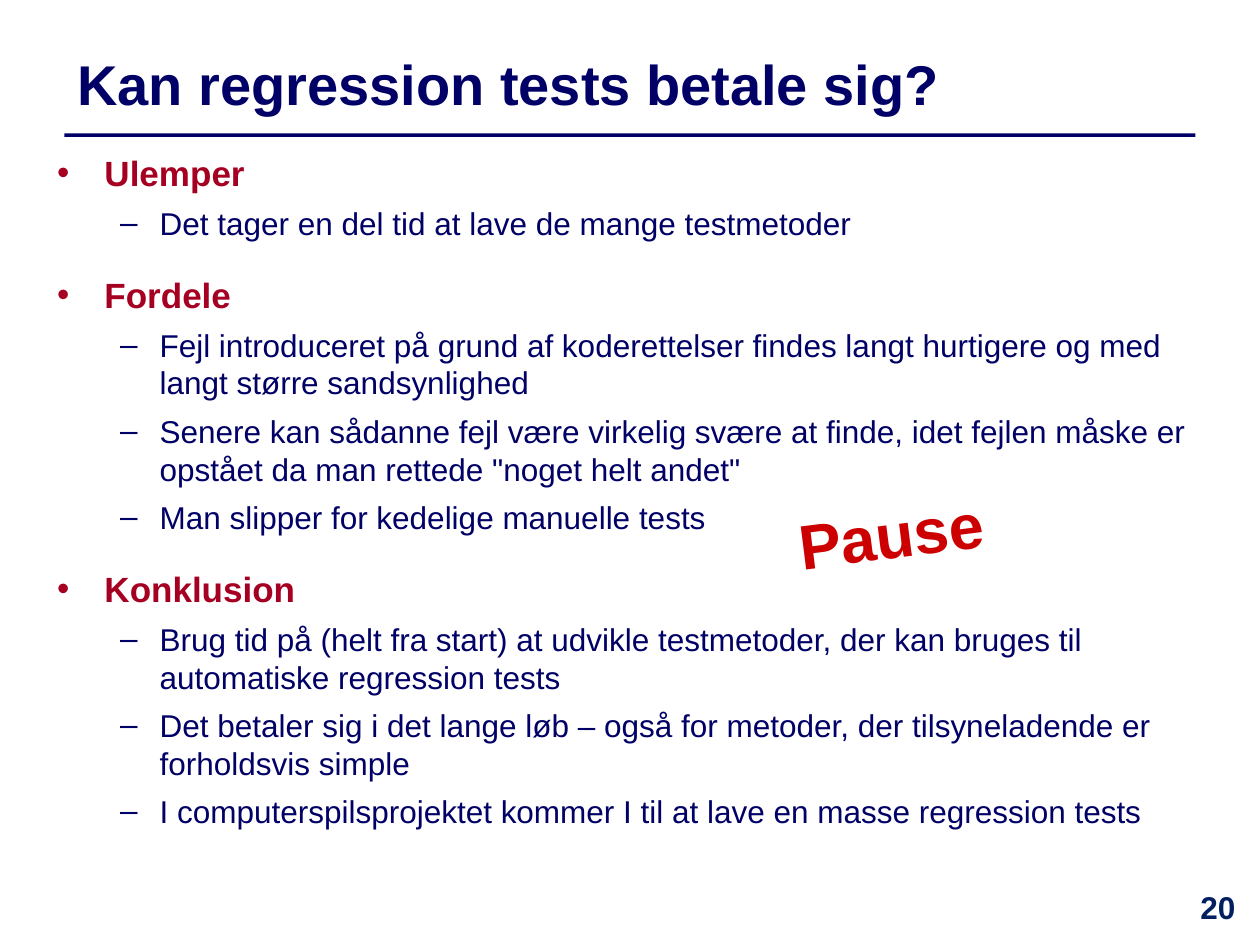
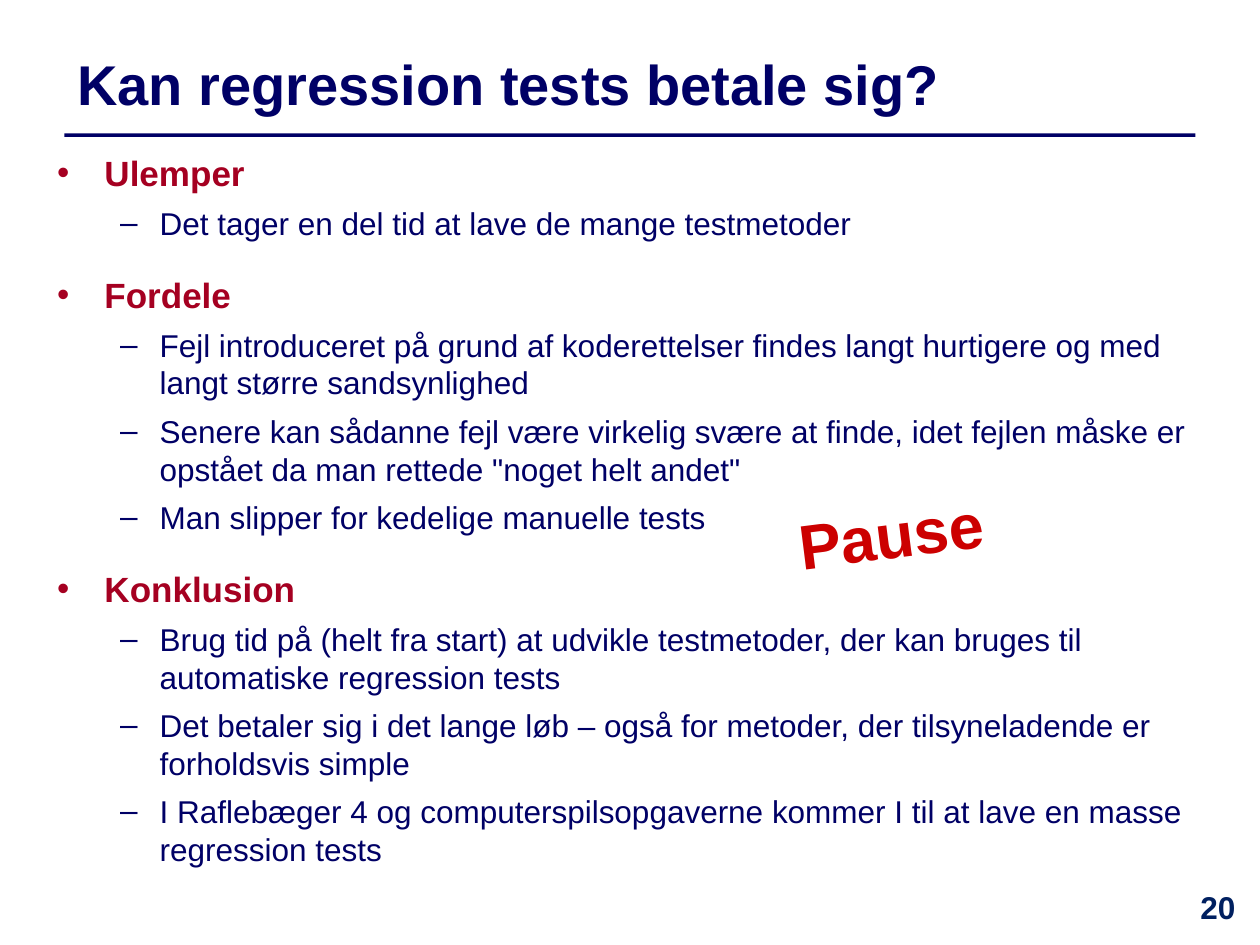
Before and after one commit to IntProgAU/Materiale, a slide deck: slide 20 of web/e21/uge_10/Slides-Uge10.pptx. Drawn at 1260x945 pixels with LibreOffice and Linux fonts; fonts in the diff are those of the drawing. Boxes give left, top, right and bottom in pixels: in the first picture for what was removed or moved away, otherwise in the second. Text is boxed around its words. In the diff, an @@ line names an element or a change of style, - is before the commit and + after.

```diff
--- a/web/e21/uge_10/Slides-Uge10.pptx
+++ b/web/e21/uge_10/Slides-Uge10.pptx
@@ text at box(160, 800, 1182, 867): text changed @@
-  – I computerspilsprojektet kommer I til at lave en masse regression tests
+  – I Raflebæger 4 og computerspilsopgaverne kommer I til at lave en masse regression tests
```
Also in this commit, not shown: 9 other slides changed, 3 other files.
